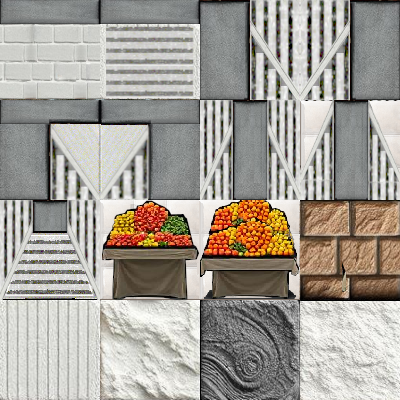
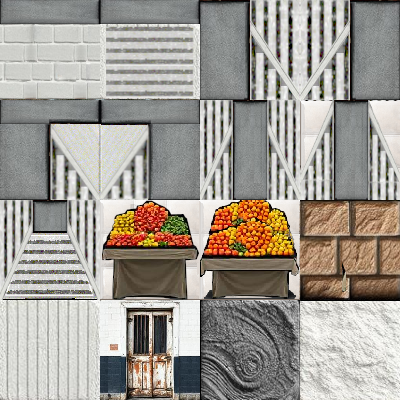
Comparing the layer stacks of the two (400, 400) images. Changes:
painted on "wallTile1.png" over [left=100, top=300, right=200, bottom=400]
